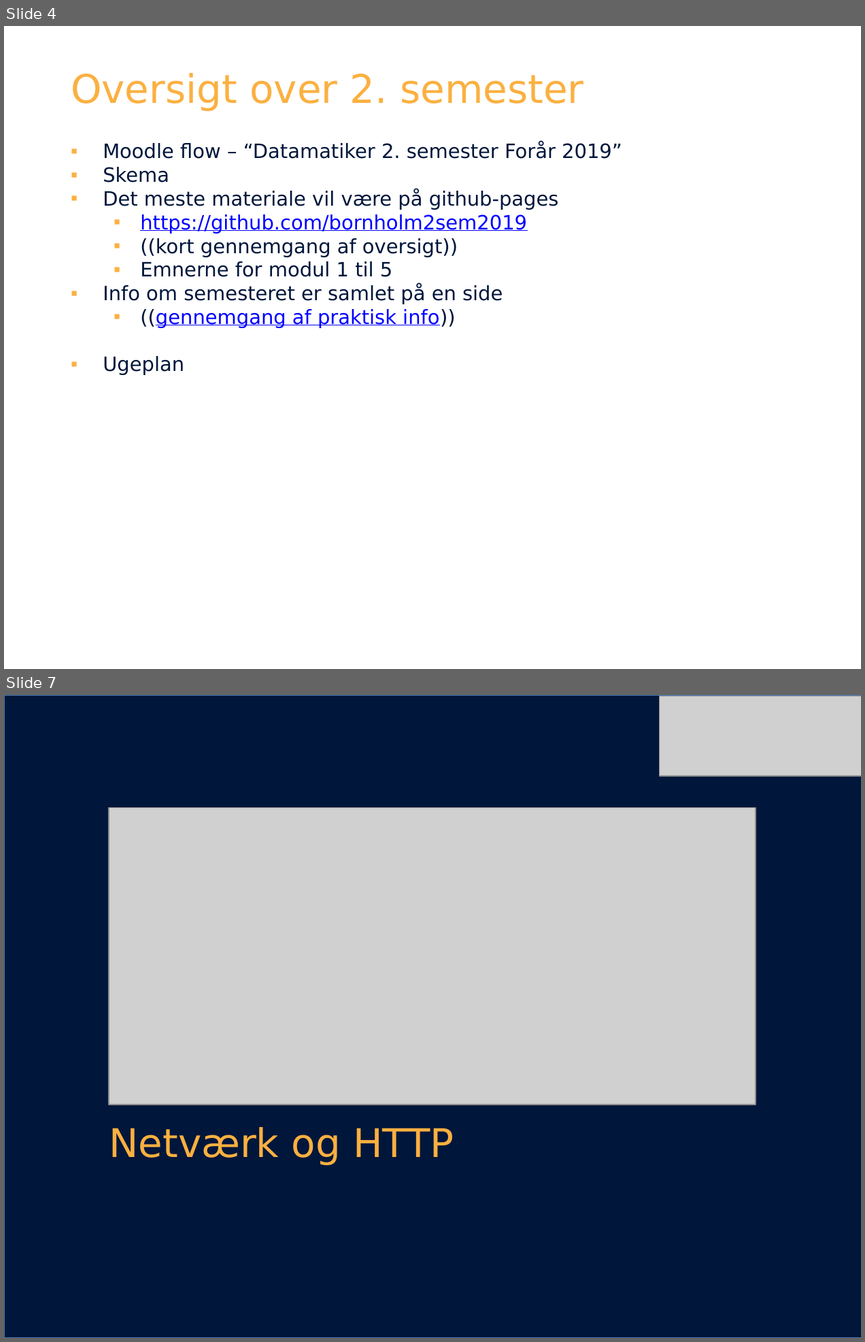
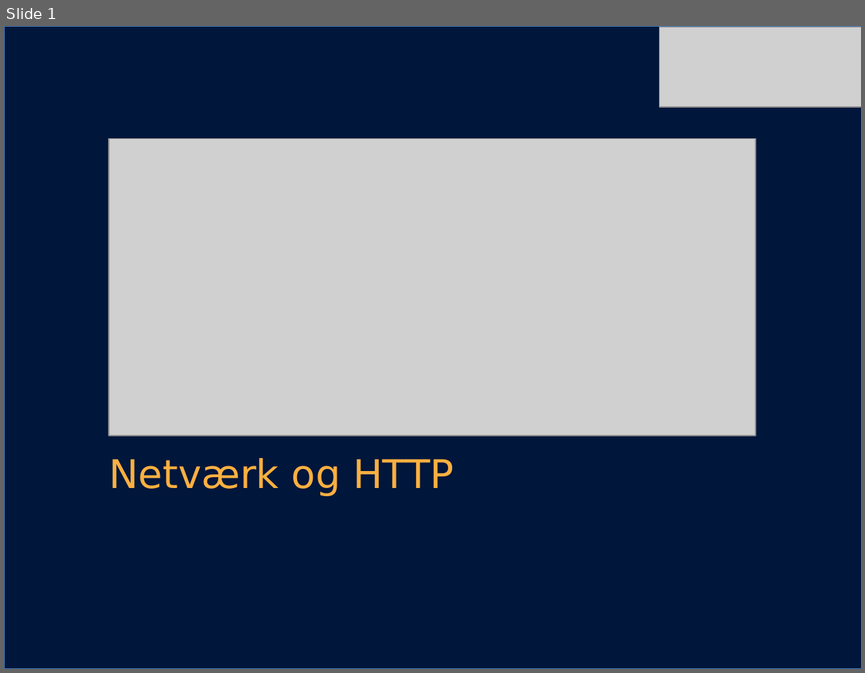
Before and after one commit to dat2Cph/content, a slide deck: http_network/network_http.pptx. Shown one above the other, each under a label of ours: slides 4 and 7 before the commit, slide 1 after it; the slides between them are not shown. The pictures are 865x1342 and 865x673 pixels, drawn with LibreOffice and Linux fonts; fonts in the diff are those of the drawing; grey boxes stand for pictures; background and template pictures are left out. Boxes give left, top, right and bottom in pixels: in the first picture for what was removed or moved away, otherwise in the second. Text is boxed around its words. In the diff, an @@ line names an element or a change of style, - is before the commit and + after.

```diff
--- a/http_network/network_http.pptx
+++ b/http_network/network_http.pptx
@@ slide 4 removed at (4, 26, 861, 669), background #FFFFFF @@
@@ title removed at (71, 73, 584, 111) @@
-Oversigt over 2. semester
@@ text removed at (103, 142, 622, 375) @@
-▪ Moodle flow – “Datamatiker 2. semester Forår 2019”
-▪ Skema
-▪ Det meste materiale vil være på github-pages
-  ▪ https://github.com/bornholm2sem2019
-  ▪ ((kort gennemgang af oversigt))
-  ▪ Emnerne for modul 1 til 5
-▪ Info om semesteret er samlet på en side
-  ▪ ((gennemgang af praktisk info))
-▪ Ugeplan
@@ what was slide 7 is now slide 1 @@
```
Also in this commit, not shown: 2 slides changed, 5 other slides removed, 2 other files.
